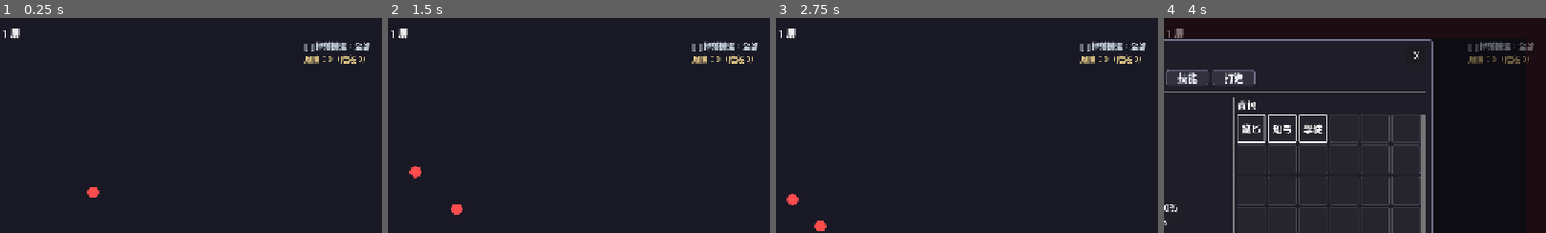
Above: before the commit, frames 1-4 (left to right).
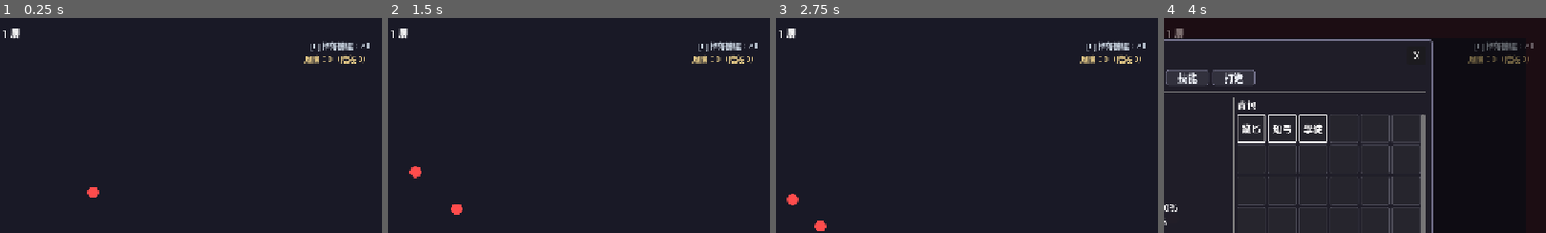
Above: after the commit, the same moments.

Repository: EeroLai/abyssal-walker
Game: Godot game, scene res://scenes/main/game.tscn
Two runs of this game, one before a commit and one after it. Both use one fixed random seed, a clock stepped at 60 frames per second and the inputs below.
Inputs (mouse positions are % of the whole screen's width and height, from its top left):
- Up to frame 1 (0.25 s): no input
- Up to frame 2 (1.5 s): tap Enter at 0.5 s; move the mouse to (72, 45) at 0.52 s; hold Alt 0.53-1.25 s; click (72, 45) at 0.67 s; drag from (30, 55) to (45, 70) at 1.27 s
- Up to frame 3 (2.75 s): move the mouse to (60, 28) at 2.02 s; tap F at 2.1 s; click (60, 28) at 2.17 s
- Up to frame 4 (4 s): tap Space at 2.75 s; drag from (45, 70) to (20, 35) at 2.77 s; move the mouse to (80, 65) at 3.52 s; tap I at 3.6 s; click (80, 65) at 3.67 s
The pictures show only the part of the screen within x 50-100%, y 0-50%; the shares and areas given below are measured in that part.

The runs differ from the first frame. In frame 1, 0.5% of the frame differs, in the area x 79-97%, y 10-16%; in frame 2, 0.5%; in frame 3, 0.5%; in frame 4, 0.4%.

Commit message:
chore: clean HUD summary code and normalize indentation

Diff:
--- a/scripts/autoload/game_manager.gd
+++ b/scripts/autoload/game_manager.gd
@@ -234,15 +234,15 @@
 func get_loot_filter_name() -> String:
 	match loot_filter_mode:
 		LootFilterMode.ALL:
-			return "全部"
+			return "All"
 		LootFilterMode.MAGIC_PLUS:
-			return "魔法以上"
+			return "Magic+"
 		LootFilterMode.RARE_ONLY:
-			return "稀有以上"
+			return "Rare+"
 		LootFilterMode.GEMS_AND_MODULES:
-			return "寶石與模組"
+			return "Gems/Modules"
 		_:
-			return "全部"
+			return "All"
 
 
 func should_show_loot(item: Variant) -> bool:
--- a/scripts/main/game.gd
+++ b/scripts/main/game.gd
@@ -305,31 +305,31 @@
 func _objective_text() -> String:
 	match floor_objective_type:
 		FloorObjectiveType.BOSS_KILL:
-			return "目標：擊殺 Boss（%d/%d）" % [boss_kills_on_floor, required_boss_kills]
+			return "Objective: Defeat Boss (%d/%d)" % [boss_kills_on_floor, required_boss_kills]
 		FloorObjectiveType.CLEAR_AND_ELITE:
-			return "目標：清場並擊殺菁英（%d/%d）" % [elite_kills_on_floor, required_elite_kills]
+			return "Objective: Clear + Elite (%d/%d)" % [elite_kills_on_floor, required_elite_kills]
 		_:
-			return "目標：清除所有敵人"
+			return "Objective: Clear all enemies"
 
 
 func _progression_mode_text() -> String:
 	match progression_mode:
 		ProgressionMode.FARMING:
-			return "模式：農層"
+			return "Mode: Farming"
 		ProgressionMode.RETRYING:
-			return "模式：重試"
+			return "Mode: Retrying"
 		_:
-			return "模式：推進"
+			return "Mode: Pushing"
 
 
 func _update_progression_hud() -> void:
 	if hud == null:
 		return
 	var deaths_left: int = maxi(0, MAX_DEATHS_PER_FLOOR - floor_death_count)
-	var primary := "%s   剩餘命數：%d" % [_objective_text(), deaths_left]
-	var secondary := "農層目標：%d（- / =）" % preferred_farm_floor
+	var primary := "%s   Lives Left: %d" % [_objective_text(), deaths_left]
+	var secondary := "Target Floor: %d (- / +)" % preferred_farm_floor
 	if pending_failed_floor > 0:
-		secondary += "   待重試樓層：%d（N）" % pending_failed_floor
+		secondary += "   Failed Floor: %d (N)" % pending_failed_floor
 	if hud.has_method("set_progression_display"):
 		hud.set_progression_display(_progression_mode_text(), primary, secondary)
 	elif hud.has_method("set_progression_status"):
@@ -636,7 +636,7 @@
 		var equipment: EquipmentData = item_data
 		if player.add_to_inventory(equipment):
 			var rarity_name: String = StatTypes.RARITY_NAMES.get(equipment.rarity, "Unknown")
-			print("撿到裝備：%s [%s]" % [equipment.display_name, rarity_name])
+			print("Picked equipment: %s [%s]" % [equipment.display_name, rarity_name])
 			EventBus.item_picked_up.emit(equipment)
 			return true
 		print("Inventory full: %s" % equipment.display_name)
@@ -645,7 +645,7 @@
 	if item_data is SkillGem:
 		var gem: SkillGem = item_data
 		if player.add_skill_gem_to_inventory(gem):
-			print("撿到技能寶石：%s" % gem.display_name)
+			print("Picked skill gem: %s" % gem.display_name)
 			EventBus.item_picked_up.emit(gem)
 			return true
 		print("Skill Gem inventory full: %s" % gem.display_name)
@@ -654,7 +654,7 @@
 	if item_data is SupportGem:
 		var support: SupportGem = item_data
 		if player.add_support_gem_to_inventory(support):
-			print("撿到輔助寶石：%s" % support.display_name)
+			print("Picked support gem: %s" % support.display_name)
 			EventBus.item_picked_up.emit(support)
 			return true
 		print("Support Gem inventory full: %s" % support.display_name)
@@ -663,7 +663,7 @@
 	if item_data is Module:
 		var mod: Module = item_data
 		if player.add_module_to_inventory(mod):
-			print("撿到模組：%s（負載 %d）" % [mod.display_name, mod.load_cost])
+			print("Picked module: %s (load %d)" % [mod.display_name, mod.load_cost])
 			EventBus.item_picked_up.emit(mod)
 			return true
 		print("Module inventory full: %s" % mod.display_name)
@@ -676,12 +676,13 @@
 			player.add_material(mat_id, amount)
 			var mat_data: Dictionary = DataManager.get_crafting_material(mat_id)
 			var name: String = mat_data.get("display_name", mat_id)
-			print("撿到材料：%s x%d" % [name, amount])
+			print("Picked material: %s x%d" % [name, amount])
 			EventBus.item_picked_up.emit({
 				"material_id": mat_id,
 				"amount": amount,
 			})
 			return true
+		return false
 
 	return false
 
@@ -808,7 +809,7 @@
 		if hud != null and hud.has_method("set_extraction_prompt"):
 			hud.set_extraction_prompt(
 				true,
-				"撤離窗口（剩餘 %d 秒）\n[E] 立即撤離    [F] 直接繼續\n未選擇：時間到自動繼續" % remaining_sec
+				"Extraction window (%d sec left)\n[E] Extract now    [F] Continue\nNo choice: auto-continue" % remaining_sec
 			)
 		await get_tree().process_frame
 		elapsed += get_process_delta_time()
@@ -821,7 +822,7 @@
 
 
 func _reset_after_extraction() -> void:
-	print("[撤離成功] 樓層=%d 風險=%d" % [current_floor, GameManager.risk_score])
+	print("[Extracted] floor=%d risk=%d" % [current_floor, GameManager.risk_score])
 	progression_mode = ProgressionMode.PUSHING
 	floor_death_count = 0
 	pending_failed_floor = 0
--- a/scripts/ui/hud.gd
+++ b/scripts/ui/hud.gd
@@ -21,9 +21,6 @@
 var risk_label: Label = null
 var extraction_prompt_panel: PanelContainer = null
 var extraction_prompt_label: Label = null
-var run_summary_panel: PanelContainer = null
-var run_summary_title_label: Label = null
-var run_summary_detail_label: Label = null
 var progression_mode_label: Label = null
 var progression_primary_label: Label = null
 var progression_secondary_label: Label = null
@@ -43,7 +40,6 @@
 	_create_loot_filter_label()
 	_create_risk_label()
 	_create_extraction_prompt_label()
-	_create_run_summary_panel()
 	_create_progression_labels()
 	_create_damage_vignette()
 	_refresh_loot_filter_label()
@@ -385,47 +381,6 @@
 	extraction_prompt_panel.add_child(extraction_prompt_label)
 
 
-func _create_run_summary_panel() -> void:
-	run_summary_panel = PanelContainer.new()
-	run_summary_panel.name = "RunSummaryPanel"
-	run_summary_panel.anchor_left = 0.0
-	run_summary_panel.anchor_top = 1.0
-	run_summary_panel.anchor_right = 0.0
-	run_summary_panel.anchor_bottom = 1.0
-	run_summary_panel.offset_left = 16.0
-	run_summary_panel.offset_top = -112.0
-	run_summary_panel.offset_right = 300.0
-	run_summary_panel.offset_bottom = -16.0
-	run_summary_panel.visible = false
-	add_child(run_summary_panel)
-
-	var style := StyleBoxFlat.new()
-	style.bg_color = Color(0.08, 0.1, 0.14, 0.84)
-	style.border_color = Color(0.32, 0.42, 0.56, 0.9)
-	style.set_border_width_all(1)
-	style.set_corner_radius_all(6)
-	style.content_margin_left = 8
-	style.content_margin_right = 8
-	style.content_margin_top = 6
-	style.content_margin_bottom = 6
-	run_summary_panel.add_theme_stylebox_override("panel", style)
-
-	var vbox := VBoxContainer.new()
-	vbox.add_theme_constant_override("separation", 4)
-	run_summary_panel.add_child(vbox)
-
-	run_summary_title_label = Label.new()
-	run_summary_title_label.add_theme_font_size_override("font_size", 12)
-	run_summary_title_label.modulate = Color(0.97, 0.94, 0.72, 0.98)
-	vbox.add_child(run_summary_title_label)
-
-	run_summary_detail_label = Label.new()
-	run_summary_detail_label.autowrap_mode = TextServer.AUTOWRAP_WORD_SMART
-	run_summary_detail_label.add_theme_font_size_override("font_size", 11)
-	run_summary_detail_label.modulate = Color(0.9, 0.95, 1.0, 0.94)
-	vbox.add_child(run_summary_detail_label)
-
-
 func _create_progression_labels() -> void:
 	progression_panel = PanelContainer.new()
 	progression_panel.name = "ProgressionPanel"
@@ -517,29 +472,11 @@
 	var floor: int = int(summary.get("floor", 0))
 	var risk: int = int(summary.get("risk", 0))
 	_add_feed_entry("run_extracted", "已撤離：樓層 %d（風險 %d）" % [floor, risk], 1, Color(0.7, 1.0, 0.72))
-	return
-	var tier: int = int(summary.get("tier", 0))
-	var carried: int = int(summary.get("materials_carried", 0))
-	_show_run_summary(
-		"撤離結算",
-		"樓層：%d\n風險：%d（階段 %d）\n帶出材料總數：%d" % [floor, risk, tier, carried]
-	)
-	_add_feed_entry("run_extracted", "已撤離：樓層 %d（風險 %d）" % [floor, risk], 1, Color(0.7, 1.0, 0.72))
 
 
 func _on_run_failed(summary: Dictionary) -> void:
 	var lost: int = int(summary.get("lost", 0))
 	var kept: int = int(summary.get("kept", 0))
-	if lost > 0:
-		_add_feed_entry("run_failed", "挑戰失敗：損失 %d 材料，保留 %d" % [lost, kept], 1, Color(1.0, 0.56, 0.56))
-	return
-	var ratio: float = float(summary.get("keep_ratio", 0.0))
-	var tier: int = int(summary.get("tier", 0))
-	var risk: int = int(summary.get("risk", 0))
-	_show_run_summary(
-		"死亡結算",
-		"風險：%d（階段 %d）\n損失材料：%d\n保留材料：%d（保留 %.0f%%）" % [risk, tier, lost, kept, ratio * 100.0]
-	)
 	if lost <= 0:
 		return
 	_add_feed_entry("run_failed", "挑戰失敗：損失 %d 材料，保留 %d" % [lost, kept], 1, Color(1.0, 0.56, 0.56))
@@ -550,14 +487,6 @@
 		return
 	extraction_prompt_panel.visible = visible
 	extraction_prompt_label.text = text
-
-
-func _show_run_summary(title: String, detail: String) -> void:
-	if run_summary_panel == null:
-		return
-	run_summary_title_label.text = title
-	run_summary_detail_label.text = detail
-	run_summary_panel.visible = true
 
 
 func _refresh_loot_filter_label() -> void:
